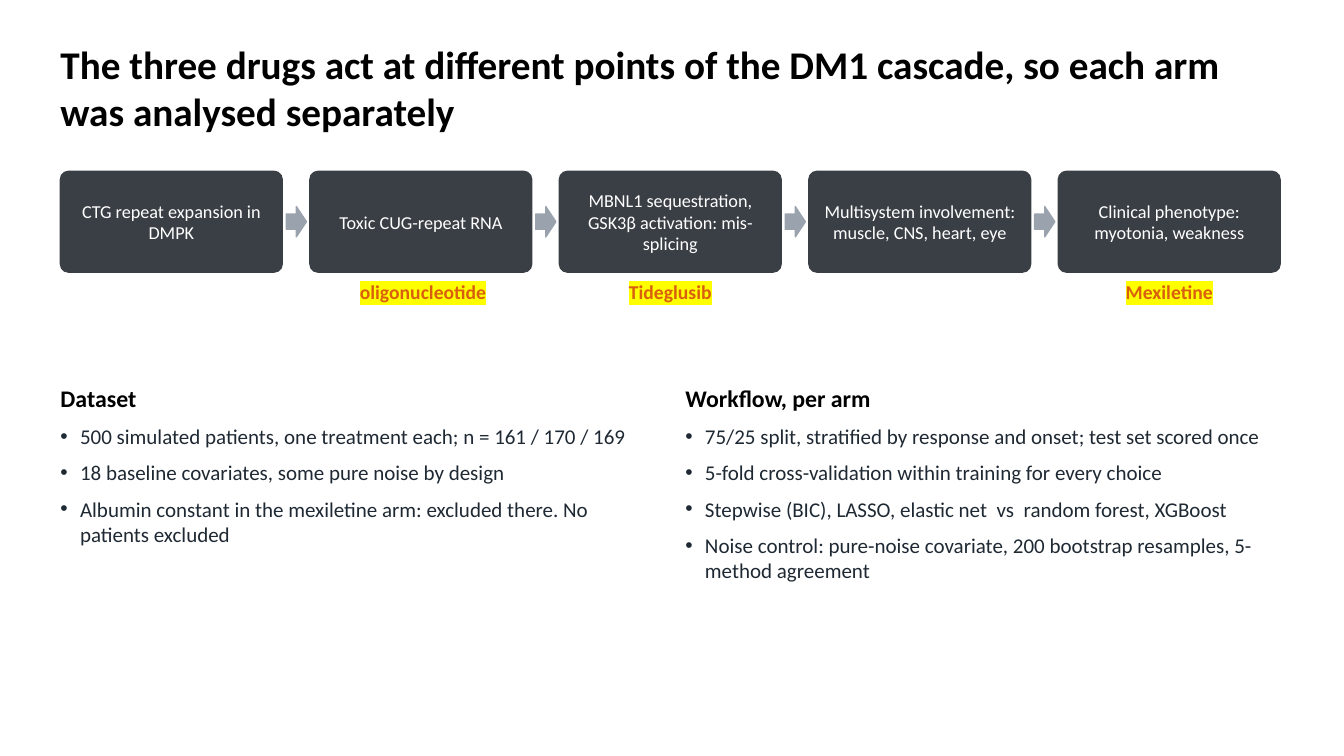
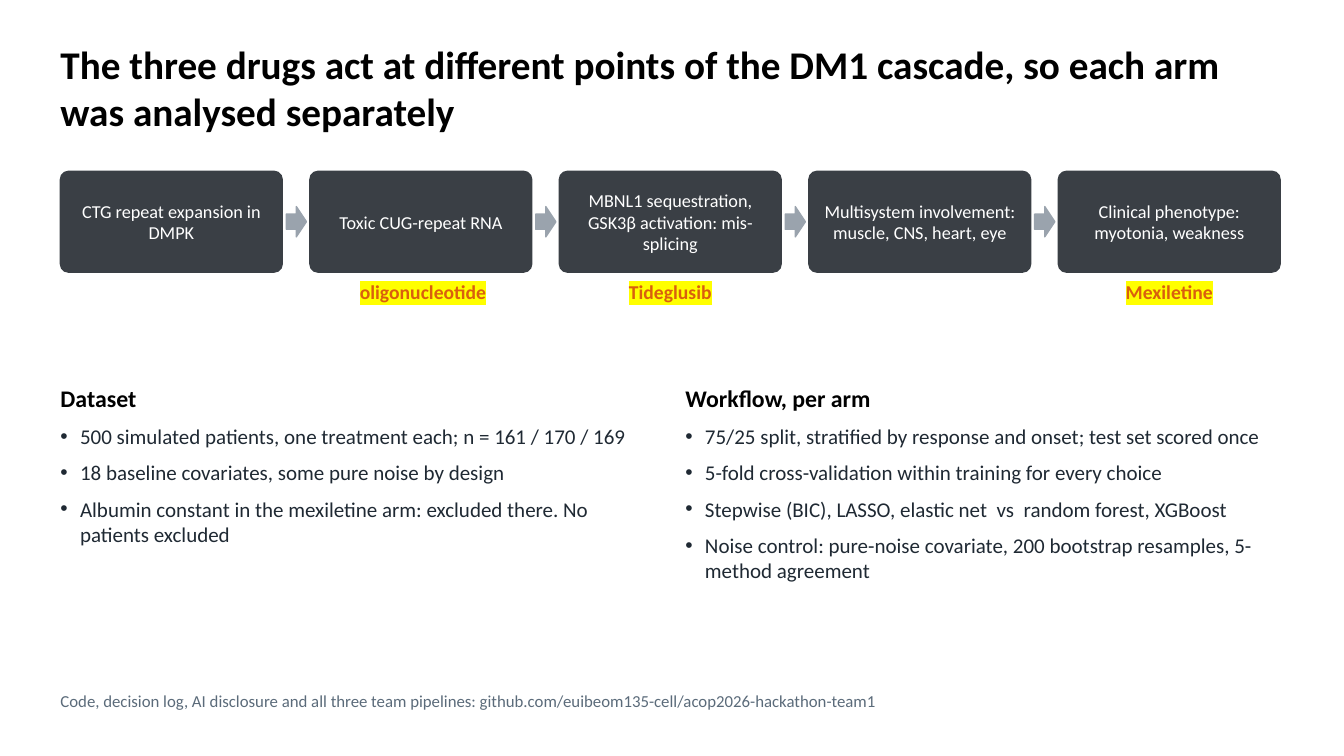
Before and after one commit to euibeom135-cell/acop2026-hackathon-team1, a slide deck: slide 3 of slides/Team1_DM1_slides.pptx. Drawn at 1344x756 pixels with LibreOffice and Linux fonts; fonts in the diff are those of the drawing. Boxes give left, top, right and bottom in pixels: in the first picture for what was removed or moved away, otherwise in the second. Text is boxed around its words. In the diff, an @@ line names an element or a change of style, - is before the commit and + after.

```diff
--- a/slides/Team1_DM1_slides.pptx
+++ b/slides/Team1_DM1_slides.pptx
@@ text added at bbox=[60, 695, 876, 710], 12 pt, text #5B6B7A @@
+Code, decision log, AI disclosure and all three team pipelines: github.com/euibeom135-cell/acop2026-hackathon-team1
```
Also in this commit, not shown: 1 other slide changed, 5 other files.
